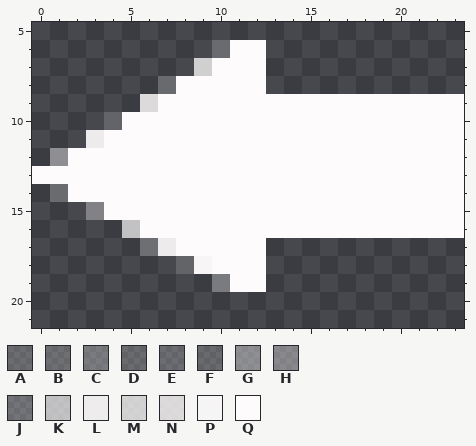
Pixel-art sprite, stored at images/back-6.png. Above, as it was before the edit.
The file is 24x24 pixels. Pixels under 10% opacity are left out. Colours within 5 levels of each other are drawn and written as one. Shown: x 0..23, y 5..21.
Palette (. is transparent): A #b7b5b554  B #c8c7c74f  C #cdcbcb63  D #cfcece42  E #d9d7d742  F #dad8d83c  G #e2e1e177  H #e7e5e56a  J #e9e8e846  K #efededbb  L #f6f4f4f3  M #f8f6f6cb  N #f9f7f7d5  P #fbf9f9f9  Q #fdfbfb
Once edited:
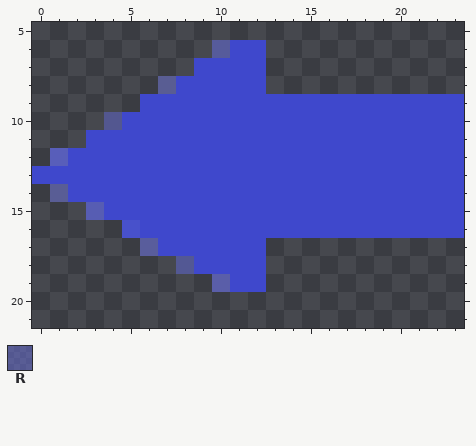
Colours new in this view: R #676dcd8f
From the commit log: change color to blue
What changed:
Colour A changes from #b7b5b554 to #6268c5a0.
Colour B changes from #c8c7c74f to #646acb9f.
Colour C changes from #cdcbcb63 to #6167ccb9.
Colour F changes from #dad8d83c to #696fcf88.
Colour G changes from #e2e1e177 to #5c63d0d4.
Colour H changes from #e7e5e56a to #5f66d1c9.
Colour J changes from #e9e8e846 to #676ed39d.
Colour K changes from #efededbb to #4851cefa.
Colour Q changes from #fdfbfb to #3f48cc.
Colour L becomes colour Q in row 11 at x 3; in row 17 at x 7.
Colour M becomes colour Q in row 7 at x 9.
Colour N becomes colour Q in row 9 at x 6.
Colour P becomes colour Q in row 18 at x 9.
Colour D becomes colour R in row 14 at x 1.
Colour E becomes colour R in row 10 at x 4.
Where, in picture pixels (left, top, right, bottom), the same in both pictures:
changed: (32, 40, 464, 292)
